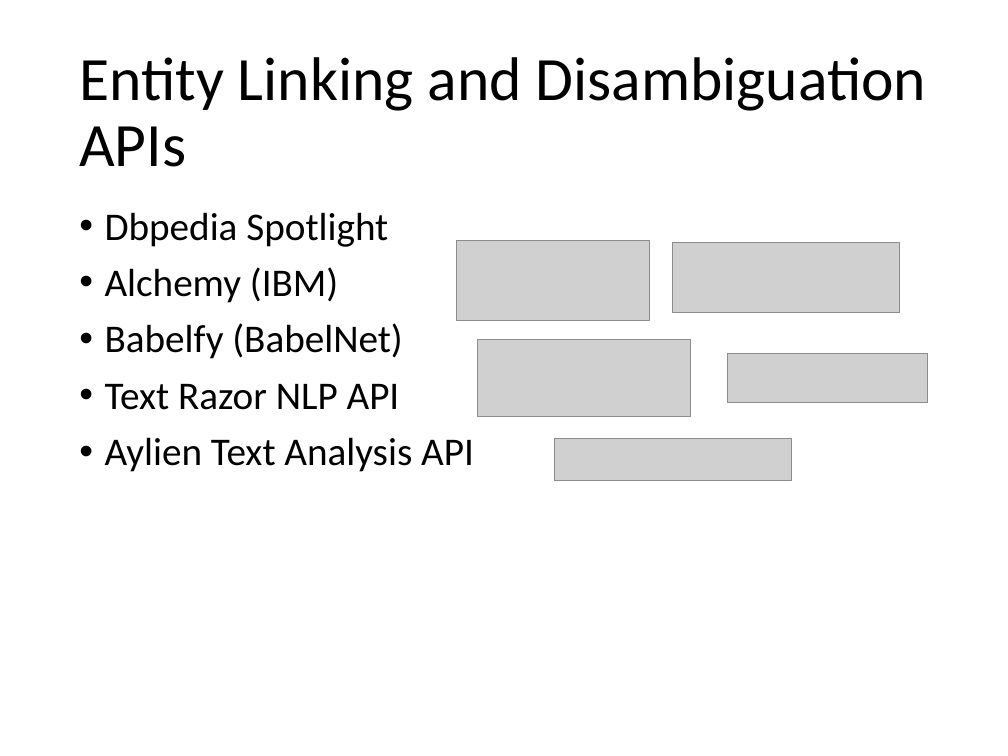
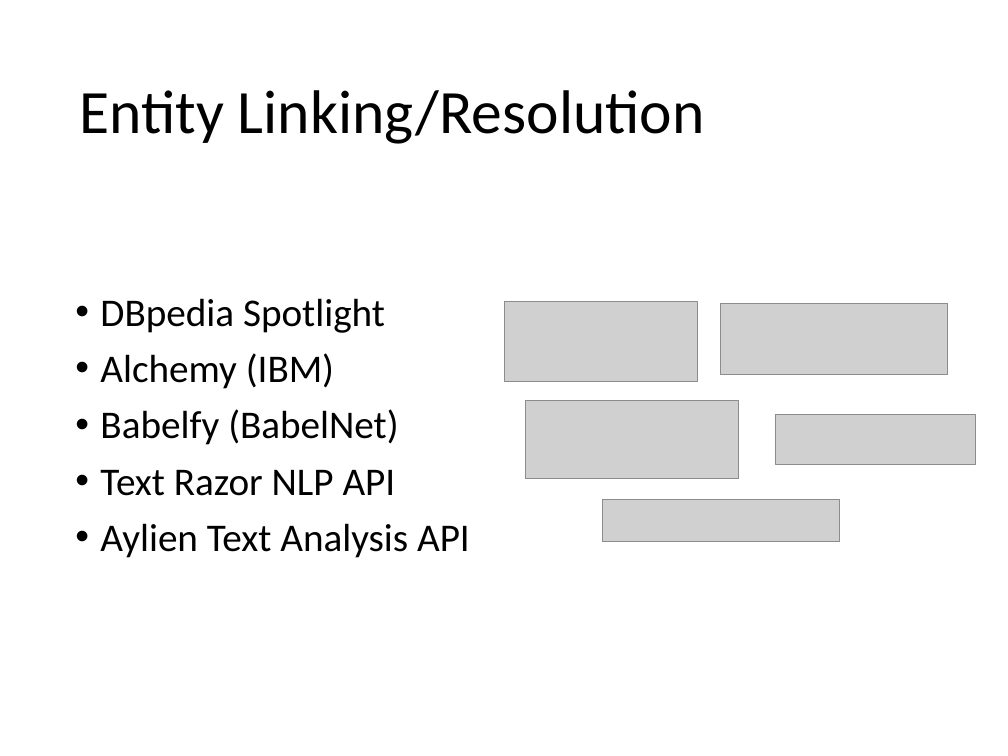
Before and after one commit to evhart/smasac-tutorial, a slide deck: slide 22 of slides/pptx/3-entity-extraction.pptx (slide 9 before the commit). Drawn at 1008x756 pixels with LibreOffice and Linux fonts; fonts in the diff are those of the drawing; grey boxes stand for pictures. Boxes give left, top, right and bottom in pixels: in the first picture for what was removed or moved away, otherwise in the second. Text is boxed around its words. In the diff, an @@ line names an element or a change of style, - is before the commit and + after.

```diff
--- a/slides/pptx/3-entity-extraction.pptx
+++ b/slides/pptx/3-entity-extraction.pptx
@@ title at [79, 90, 705, 144]: text changed @@
-Entity Linking and Disambiguation APIs
+Entity Linking/Resolution
@@ text "DBpedia Spotlight": place and size @@
-text "DBpedia Spotlight" at [105, 212, 474, 472]
+text "DBpedia Spotlight" at [100, 298, 470, 558]
@@ text at [100, 298, 385, 333]: text changed @@
-• Dbpedia Spotlight
+• DBpedia Spotlight
@@ 3 pictures: place and size @@
-3 pictures at [457, 241, 900, 481]
+3 pictures at [505, 302, 948, 542]
@@ picture: place and size @@
-picture at [478, 339, 690, 416]
+picture at [525, 400, 738, 478]
@@ picture: place and size @@
-picture at [728, 353, 927, 402]
+picture at [775, 414, 975, 464]
```
Also in this commit, not shown: 4 other slides changed, 2 slides added, 9 slides removed, 1 other file.
